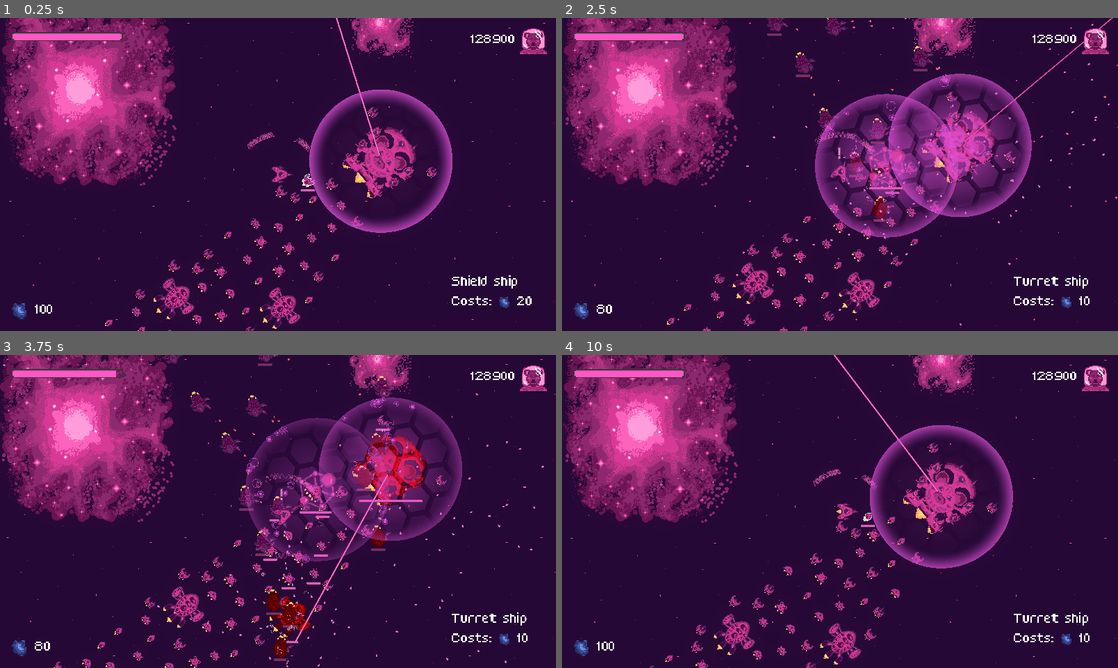
Above: before the commit, frames 1-4 (two rows, left to right).
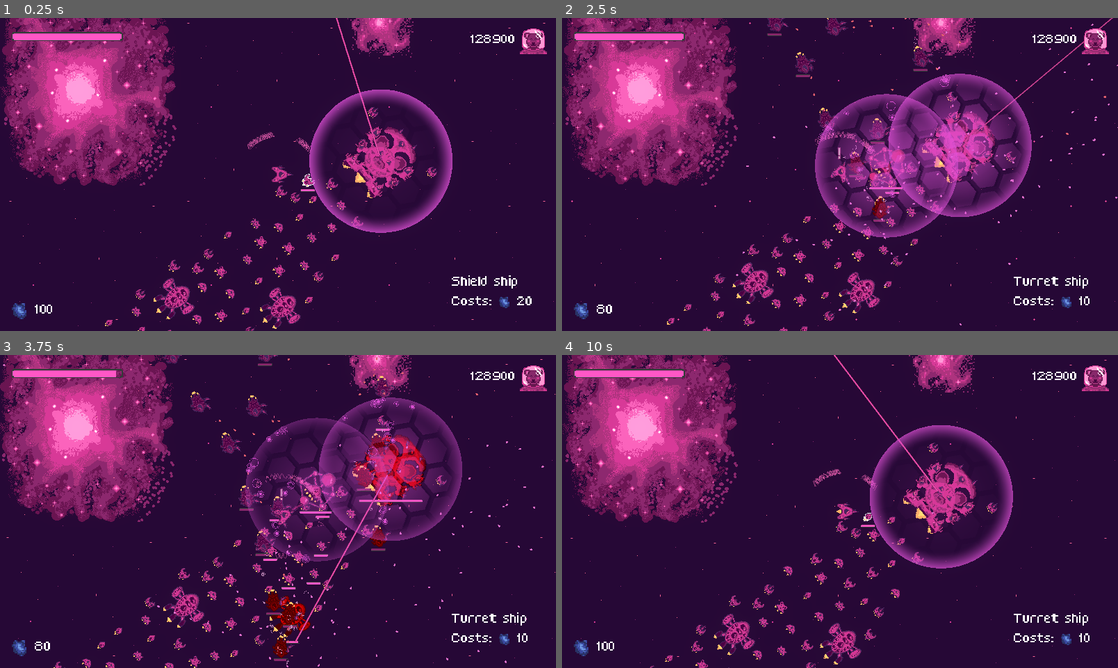
Above: after the commit, the same moments.

Repository: bear-minimum-studio/space-bear
Game: Godot game, scene res://Game.tscn
Two runs of this game, one before a commit and one after it. Both use one fixed random seed, a clock stepped at 60 frames per second and the inputs below.
Inputs:
- Up to frame 1 (0.25 s): no input
- Up to frame 2 (2.5 s): tap Enter (upgrade) at 0.5 s; hold Right (turn_right) 0.53-1.28 s; hold X (cycle_selection) 0.53-1.28 s; hold Ctrl (brake) 1.28-2.03 s; tap Down (decelerate) at 1.35 s; hold Right (turn_right) from 2.03 s (still down); hold Space (fire) from 2.03 s (still down)
- Up to frame 3 (3.75 s): release Right (turn_right) at 2.78 s; release Space (fire) at 2.78 s; hold Up (accelerate) 2.78-3.53 s; tap C (follow_me) at 2.85 s; hold Left (turn_left) from 3.53 s (still down); hold G (grappling_hook) from 3.53 s (still down)
- Up to frame 4 (10 s): release G (grappling_hook) at 4.28 s; tap X (cycle_selection) at 4.35 s; release Left (turn_left) at 5.03 s; hold Ctrl (brake) 5.03-5.78 s; tap Down (decelerate) at 5.1, 8.85 s; hold Right (turn_right) 5.78-6.53 s; tap Space (fire) at 5.85, 9.5 s; hold Up (accelerate) 6.53-7.28 s; hold C (follow_me) 6.53-7.28 s; hold Right (turn_right) 7.28-8.03 s; tap G (grappling_hook) at 7.35 s; hold Ctrl (brake) 8.03-8.78 s; hold X (cycle_selection) 8.03-8.78 s; hold Left (turn_left) 8.78-9.53 s; hold Up (accelerate) from 9.53 s (still down); hold Space (fire) from 9.53 s (still down)

The runs differ from the first frame. In frame 1, 0.1% of the frame differs, in the area x 60-69%, y 0-44%; in frame 2, 0.1%; in frame 3, 0.2%; in frame 4, 0.2%, in the area x 48-68%, y 0-44%.

Commit message:
feat: make laser color adjustable

Diff:
--- a/weapons/laser/Laser.gd
+++ b/weapons/laser/Laser.gd
@@ -4,6 +4,11 @@
 @onready var line_2d = $Line2D
 @onready var ray_cast_2d = $RayCast2D
 @onready var animation_player = $AnimationPlayer
+
+@export var color = Color("ff52b7"):
+	set(new_color):
+		color = new_color
+		_update_color()
 
 @export var laser_range = 500.0:
 	set(new_range):
@@ -13,6 +18,7 @@
 
 func _ready():
 	_update_raycast_range(laser_range)
+	_update_color()
 
 	ray_cast_2d.force_raycast_update()
 	var coll = ray_cast_2d.get_collision_point()
@@ -43,6 +49,10 @@
 	var last_point_index = line_2d.get_point_count() - 1
 	line_2d.set_point_position(last_point_index, length * Vector2.RIGHT)
 
+func _update_color():
+	if line_2d != null:
+		line_2d.modulate = color
+
 func _hit(area_or_body):
 	var health_system = area_or_body.find_child("HealthSystem")
 	if health_system != null:
--- a/weapons/laser/Laser.tscn
+++ b/weapons/laser/Laser.tscn
@@ -48,6 +48,7 @@
 script = ExtResource("1_2o8ra")
 
 [node name="Line2D" type="Line2D" parent="."]
+modulate = Color(1, 0.321569, 0.717647, 1)
 points = PackedVector2Array(2.08165e-12, 2.08165e-12, 500, 0)
 texture = ExtResource("1_ws664")
 texture_mode = 1
Binary file changed: weapons/laser/laser1.png
Binary file changed: weapons/laser/laser2.png
Binary file changed: weapons/laser/laser3.png
Binary file changed: weapons/laser/laser4.png
Binary file changed: weapons/laser/laser5.png
